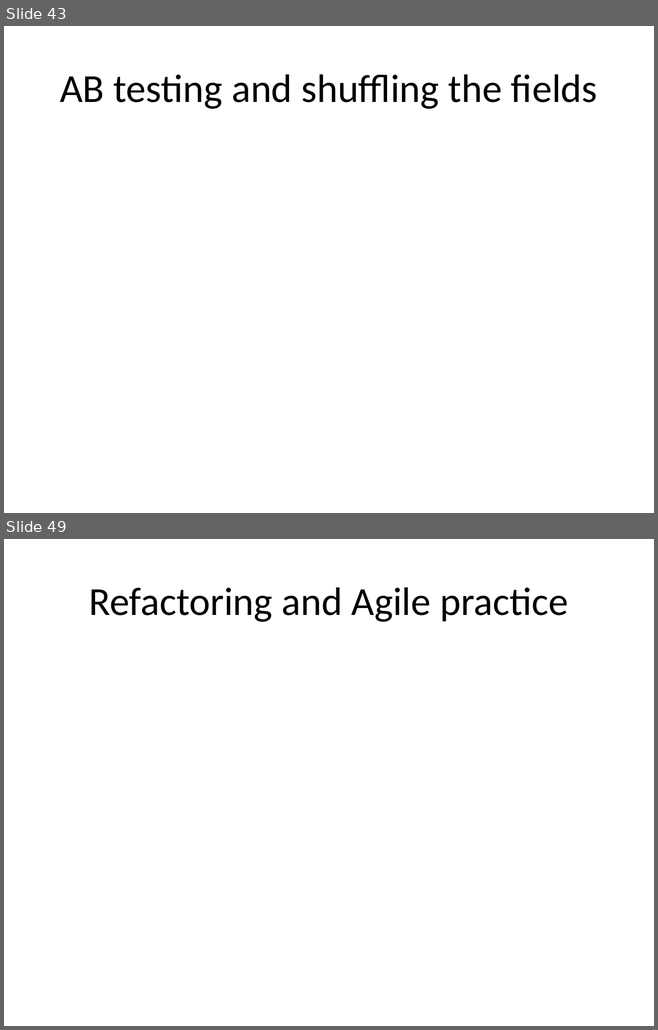
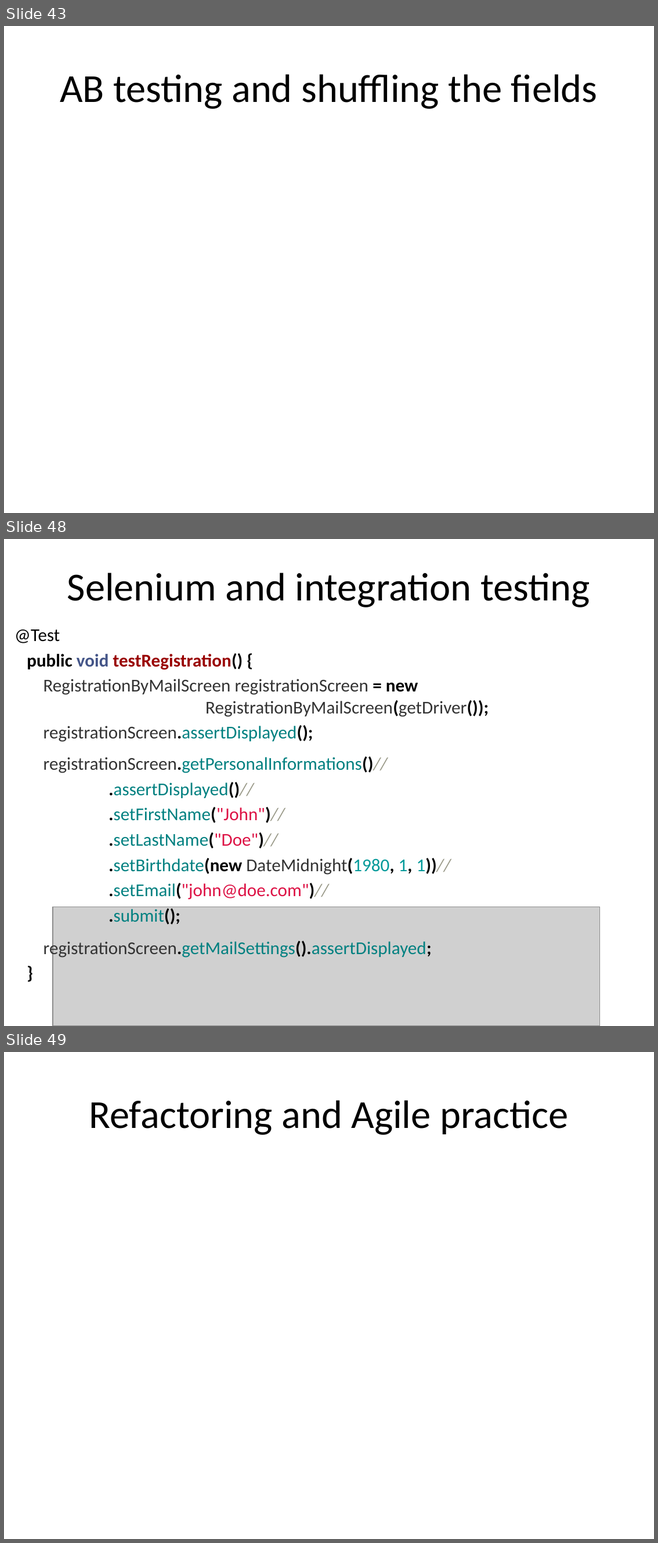
Before and after one commit to lesfurets/mdl4ui, a slide deck: mdl4ui-docs/mdl4ui_cg2013.pptx. Shown one above the other, each under a label of ours: slides 43 and 49 before the commit, slides 43, 48 and 49 after it; the slides between them are not shown. The pictures are 658x1030 and 658x1543 pixels, drawn with LibreOffice and Linux fonts; fonts in the diff are those of the drawing; grey boxes stand for pictures. Boxes give left, top, right and bottom in pixels: in the first picture for what was removed or moved away, otherwise in the second. Text is boxed around its words. In the diff, an @@ line names an element or a change of style, - is before the commit and + after.

```diff
--- a/mdl4ui-docs/mdl4ui_cg2013.pptx
+++ b/mdl4ui-docs/mdl4ui_cg2013.pptx
@@ slide 48 added at bbox=[4, 539, 654, 1026], background #FFFFFF @@
@@ title added at bbox=[67, 573, 589, 607], 44 pt, text #000000 @@
+Selenium and integration testing
@@ text added at bbox=[14, 629, 488, 925], 20 pt, text #333333 @@
+@Test
+public void testRegistration() {
+RegistrationByMailScreen registrationScreen = new RegistrationByMailScreen(getDriver());
+registrationScreen.assertDisplayed();
+registrationScreen.getPersonalInformations()//
+.assertDisplayed()//
+.setFirstName("John")//
+.setLastName("Doe")//
+.setBirthdate(new DateMidnight(1980, 1, 1))//
+.setEmail("john@doe.com")//
+.submit();
+registrationScreen.getMailSettings().assertDisplayed;
+}
@@ picture added at bbox=[53, 907, 600, 1026] @@
```
Also in this commit, not shown: 4 slides changed, 1 slide removed, 1 other file.
